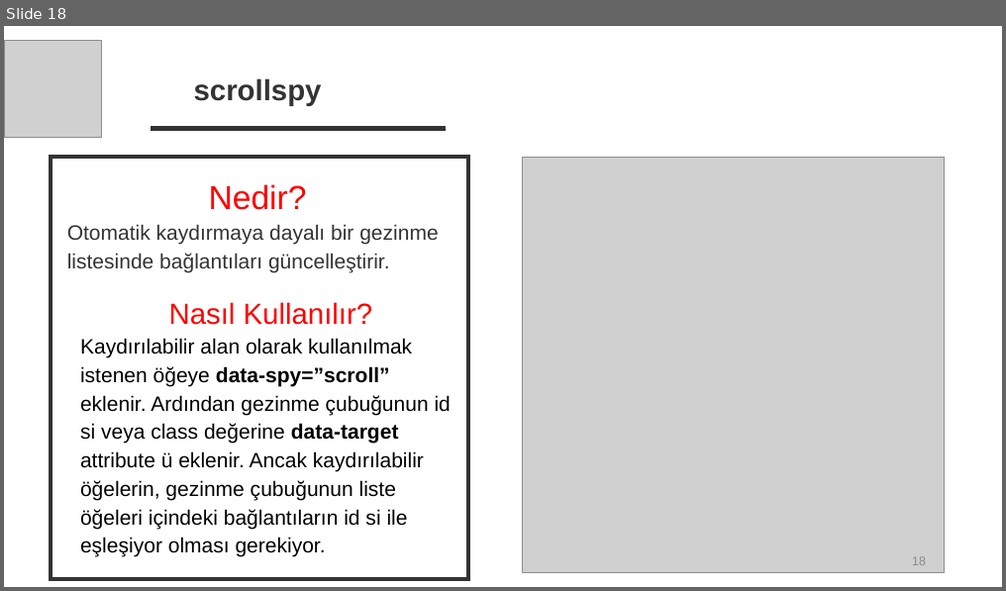
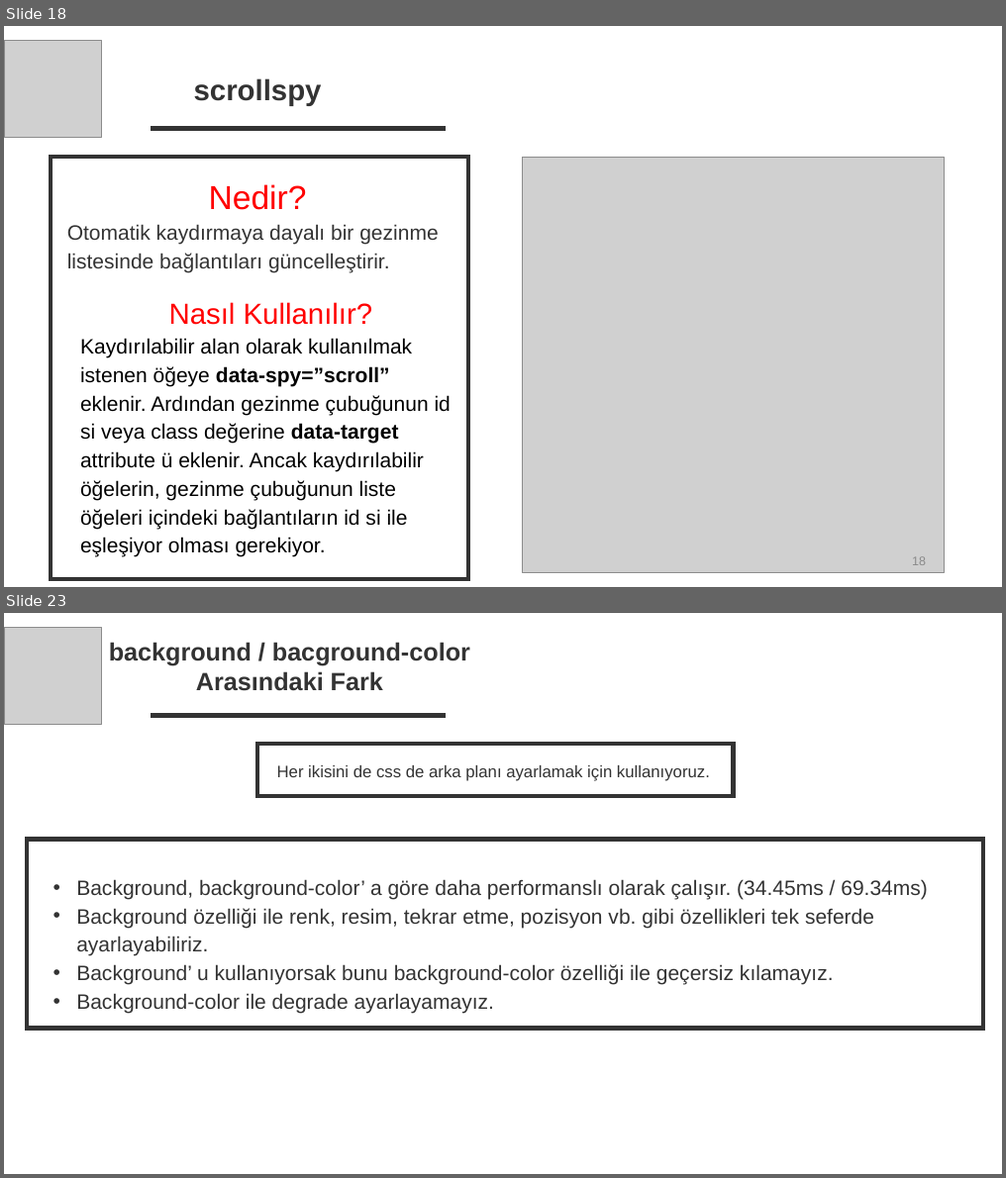
Before and after one commit to TechCareer-FrontEnd-1/tubisad-frontend-wjolnir, a slide deck: Research Homeworks/Research Homeworks.pptx. Shown one above the other, each under a label of ours: slide 18 before the commit, slides 18 and 23 after it; the slides between them are not shown. The pictures are 1006x591 and 1006x1178 pixels, drawn with LibreOffice and Linux fonts; fonts in the diff are those of the drawing; grey boxes stand for pictures. Boxes give left, top, right and bottom in pixels: in the first picture for what was removed or moved away, otherwise in the second. Text is boxed around its words. In the diff, an @@ line names an element or a change of style, - is before the commit and + after.

```diff
--- a/Research Homeworks/Research Homeworks.pptx
+++ b/Research Homeworks/Research Homeworks.pptx
@@ slide 23 added at [4,613,1002,1174], background #FFFFFF @@
@@ picture added at [4,627,101,725] @@
@@ text added at [109,642,470,691], 24 pt, text #333333, bold @@
+background / bacground-color
+Arasındaki Fark
@@ line added from (446, 716) to (151, 716), #333333 5 pt @@
@@ rectangle added at [257,744,734,796], outline #333333 4 pt @@
@@ text added at [277,765,710,781], 16 pt, text #333333 @@
+Her ikisini de css de arka planı ayarlamak için kullanıyoruz.
@@ rectangle added at [27,839,983,1029], outline #333333 4 pt @@
@@ text added at [76,879,928,1013], 20 pt, text #333333 @@
+• Background, background-color’ a göre daha performanslı olarak çalışır. (34.45ms / 69.34ms)
+• Background özelliği ile renk, resim, tekrar etme, pozisyon vb. gibi özellikleri tek seferde ayarlayabiliriz.
+• Background’ u kullanıyorsak bunu background-color özelliği ile geçersiz kılamayız.
+• Background-color ile degrade ayarlayamayız.
```
Also in this commit, not shown: 5 other slides added.
